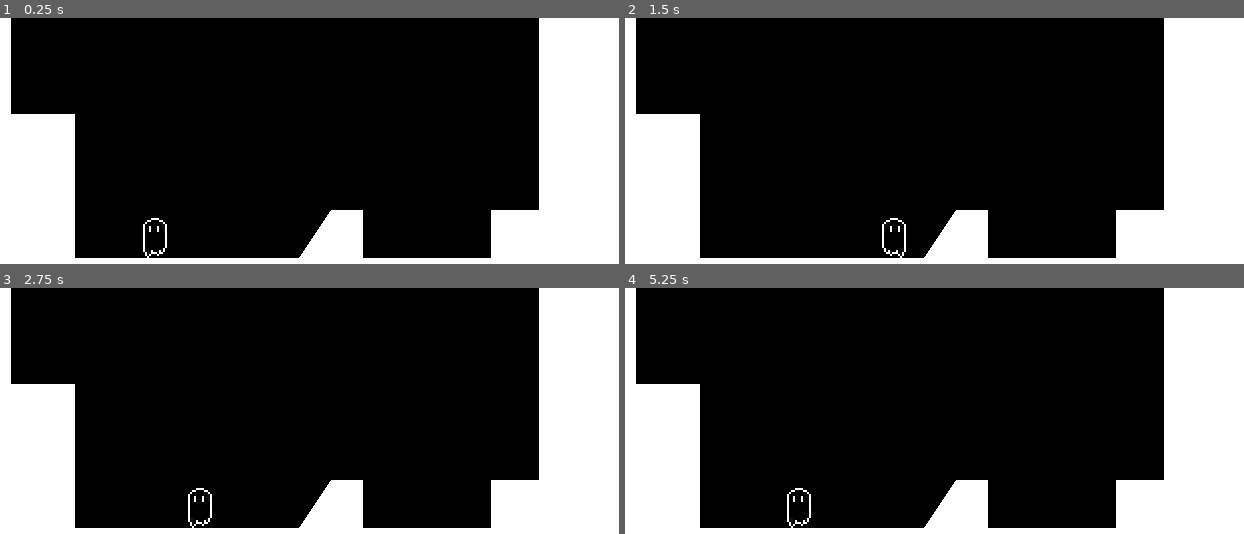
Above: before the commit, frames 1-4 (two rows, left to right).
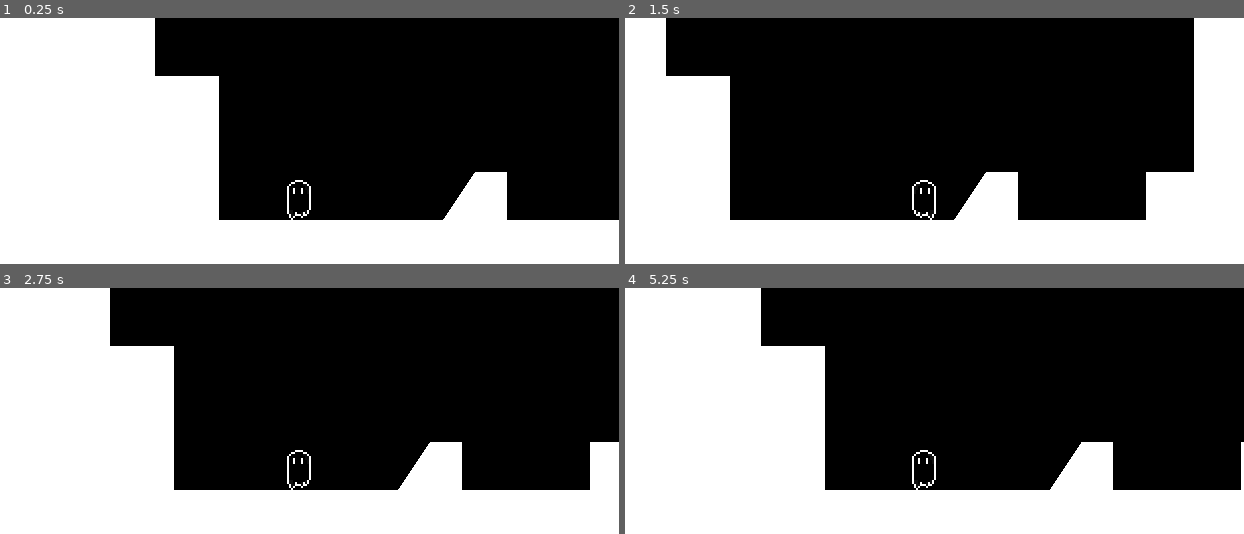
Above: after the commit, the same moments.

Repository: cammcinnes/ghost_platformer
Game: Godot game, scene res://scenes/character/world.tscn
Two runs of this game, one before a commit and one after it. Both use one fixed random seed, a clock stepped at 60 frames per second and the inputs below.
Inputs:
- Up to frame 1 (0.25 s): no input
- Up to frame 2 (1.5 s): tap Enter at 0.5 s; hold D (right) from 0.53 s (still down); tap Space (jump) at 0.6, 0.77, 1.07, 1.35 s
- Up to frame 3 (2.75 s): tap Space (jump) at 1.52, 1.82, 2.1 s; release D (right) at 2.03 s; hold A (left) from 2.03 s (still down)
- Up to frame 4 (5.25 s): release A (left) at 2.78 s; hold D (right) 2.78-4.28 s; tap Space (jump) at 2.85, 3.02, 3.32, 3.6, 3.77, 4.07, 4.35, 4.52, 4.82, 5.1 s; hold A (left) 4.28-5.03 s; hold D (right) from 5.03 s (still down)

The runs differ from the first frame. In frame 1, 42% of the frame differs, in the area x 1-100%, y 0-98%; in frame 2, 20%; in frame 3, 36%; in frame 4, 40%.

Commit message:
Stop player from charge jump while moving

Diff:
--- a/scenes/character/player.tscn
+++ b/scenes/character/player.tscn
@@ -75,5 +75,7 @@
 [node name="jump3" type="Timer" parent="."]
 wait_time = 2.0
 
+[node name="Camera2D" type="Camera2D" parent="."]
+
 [connection signal="timeout" from="jump2" to="." method="_on_jump_2_timeout"]
 [connection signal="timeout" from="jump3" to="." method="_on_jump_3_timeout"]
--- a/scenes/character/world.tscn
+++ b/scenes/character/world.tscn
@@ -14,7 +14,7 @@
 [node name="platform" type="StaticBody2D" parent="."]
 
 [node name="CollisionPolygon2D" type="CollisionPolygon2D" parent="platform"]
-polygon = PackedVector2Array(0, 0, 16, 0, 16, 48, 48, 48, 48, 120, 160, 120, 176, 96, 192, 96, 192, 120, 256, 120, 256, 96, 280, 96, 280, 0, 320, 0, 320, 184, 0, 184)
+polygon = PackedVector2Array(-128, 0, 16, 0, 16, 48, 48, 48, 48, 120, 160, 120, 176, 96, 192, 96, 192, 120, 256, 120, 256, 96, 280, 96, 280, 0, 424, 0, 424, 216, -128, 216)
 
 [node name="Polygon2D" type="Polygon2D" parent="platform/CollisionPolygon2D"]
 
--- a/scripts/character/player.gd
+++ b/scripts/character/player.gd
@@ -10,6 +10,7 @@
 var chargeJump = false
 var direction = 0
 var jumping = false
+var movedWhileJumpCharge = false
 
 # Get the gravity from the project settings to be synced with RigidBody nodes.
 var gravity = ProjectSettings.get_setting("physics/2d/default_gravity")
@@ -20,6 +21,7 @@
 	handle_jump()
 	if not jumping:
 		var input_axis = Input.get_axis("left", "right")
+		get_if_player_moved()
 		handle_acceleration(input_axis, delta)
 		apply_friction(input_axis, delta)
 	move_and_slide()
@@ -34,12 +36,13 @@
 	if is_on_floor():
 		jumping = false
 		if Input.is_action_just_pressed("jump"):
+			movedWhileJumpCharge = false
 			if not chargeJump:
 				$jump2.start()
 				$jump3.start()
 				chargeJump = true
 
-		if Input.is_action_just_released("jump"):
+		if Input.is_action_just_released("jump") and chargeJump:
 			handle_jump_height()
 			$AnimatedSprite2D.play("jump")
 			$AnimatedSprite2D.play("walk")
@@ -47,6 +50,11 @@
 			$jump3.stop()
 			JUMP_TIMER = 1
 			chargeJump = false
+		if movedWhileJumpCharge:
+			$jump2.stop()
+			$jump3.stop()
+			chargeJump = false
+			movedWhileJumpCharge = false
 	else:
 		jumping = true
 		if Input.is_action_just_released("jump") and velocity.y < JUMP_VELOCITY / 2:
@@ -91,3 +99,7 @@
 		direction = -1
 	if velocity.x > 0 or velocity.x < 0:
 		$AnimatedSprite2D.flip_h = direction > 0
+
+func get_if_player_moved():
+	if Input.is_action_just_pressed("left") or Input.is_action_just_pressed("right"):
+		movedWhileJumpCharge = true
